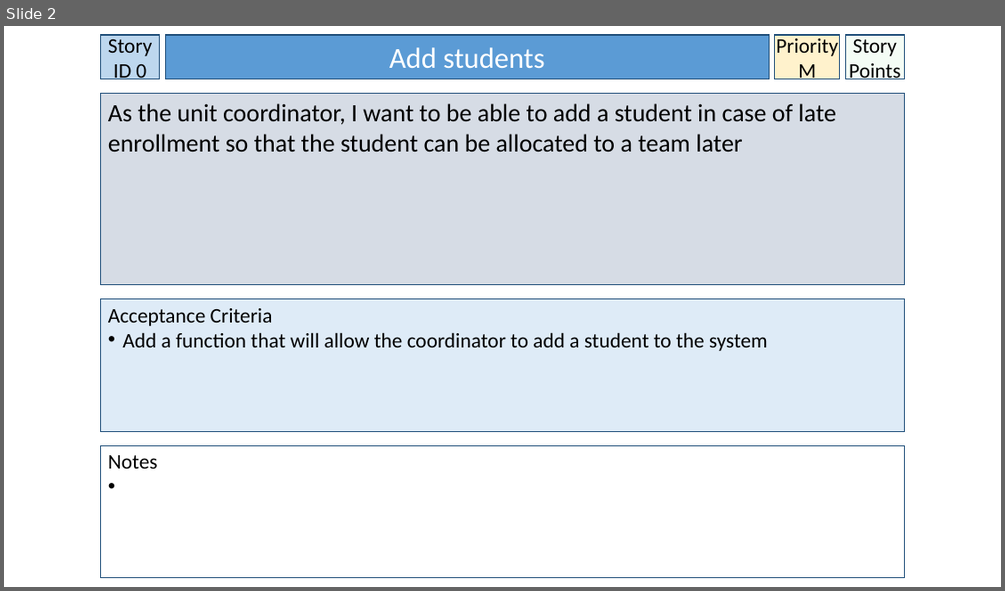
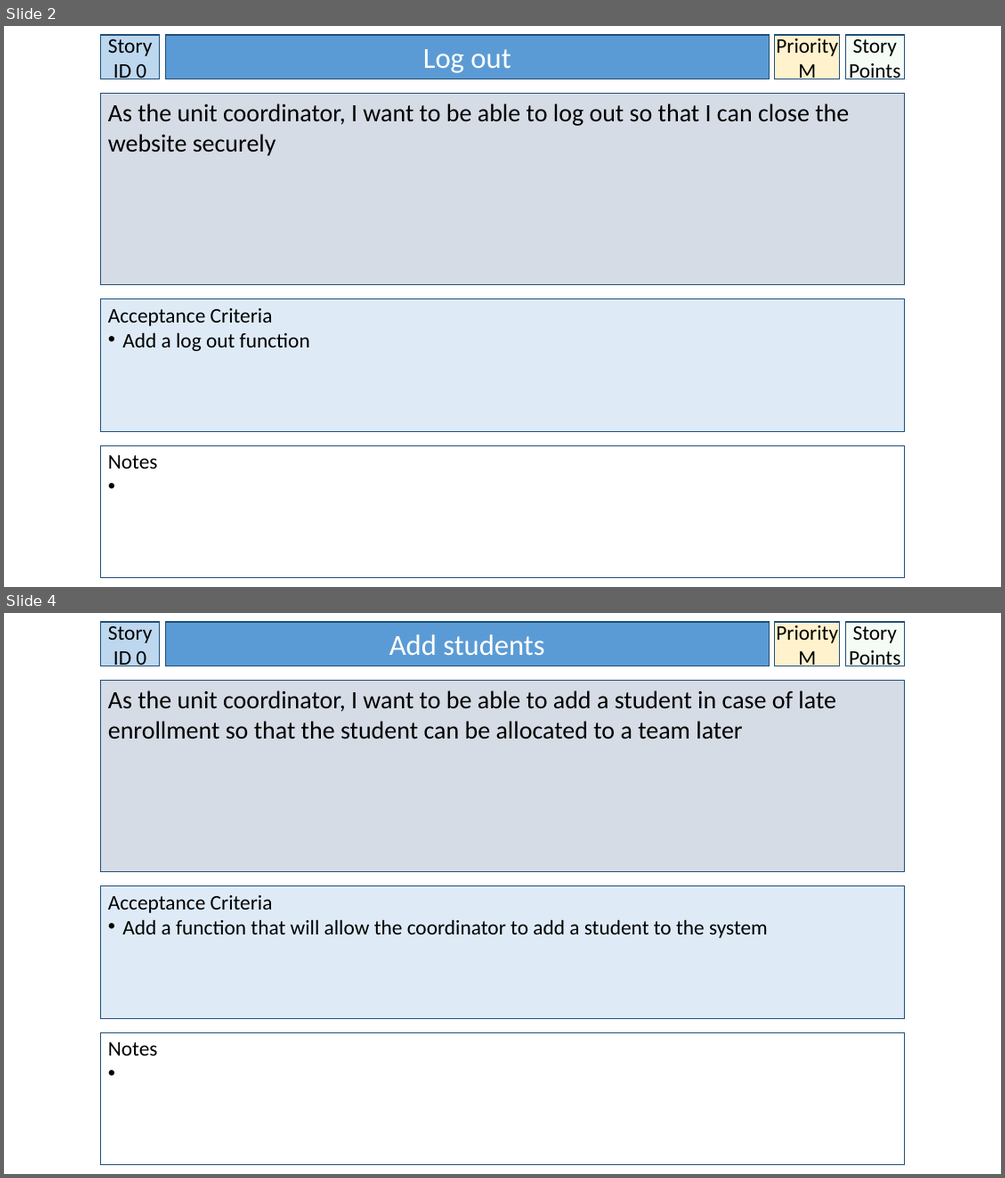
Before and after one commit to BrissyKim/group14, a slide deck: User_story/Yoon User Stories.pptx. Shown one above the other, each under a label of ours: slide 2 before the commit, slides 2 and 4 after it; the slides between them are not shown. The pictures are 1005x591 and 1005x1178 pixels, drawn with LibreOffice and Linux fonts; fonts in the diff are those of the drawing. Boxes give left, top, right and bottom in pixels: in the first picture for what was removed or moved away, otherwise in the second. Text is boxed around its words. In the diff, an @@ line names an element or a change of style, - is before the commit and + after.

Commit message:
User stories - Unit coordinator Final

```diff
--- a/User_story/Yoon User Stories.pptx
+++ b/User_story/Yoon User Stories.pptx
@@ slide 2 added at box(4, 26, 1001, 587), background #FFFFFF @@
@@ rectangle added at box(100, 35, 160, 79), fill #BDD7EE, outline #1F4E79 1 pt, 20 pt, text #000000 @@
+Story ID 0
@@ rectangle added at box(165, 35, 769, 79), fill #5B9BD5, outline #1F4E79 1 pt, 28 pt, text #FFFFFF @@
+Log out
@@ rectangle added at box(775, 35, 840, 79), fill #FFF2CC, outline #1F4E79 1 pt, 20 pt, text #000000 @@
+Priority
+M
@@ rectangle added at box(845, 35, 905, 79), fill #CCF0CD at 20% opacity, outline #1F4E79 1 pt, 20 pt, text #000000 @@
+Story Points
@@ rectangle added at box(100, 94, 905, 285), fill #D6DCE5, outline #1F4E79 1 pt, 24 pt, text #000000 @@
+As the unit coordinator, I want to be able to log out so that I can close the website securely
@@ rectangle added at box(100, 299, 905, 431), fill #DEEBF7, outline #1F4E79 1 pt, 20 pt, text #000000 @@
+Acceptance Criteria
+• Add a log out function
@@ rectangle added at box(100, 445, 905, 578), fill #FFFFFF, outline #1F4E79 1 pt, 20 pt, text #000000 @@
+Notes
@@ what was slide 2 is now slide 4 @@
```
Also in this commit, not shown: 2 slides changed, 1 other slide added.
